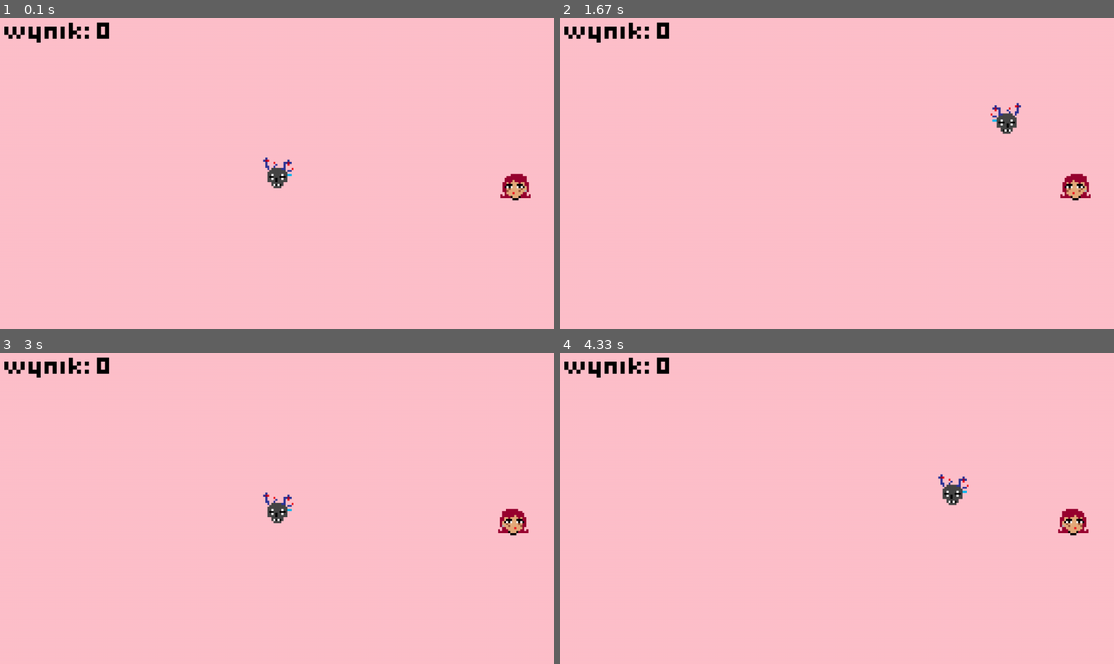
Above: before the commit, frames 1-4 (two rows, left to right).
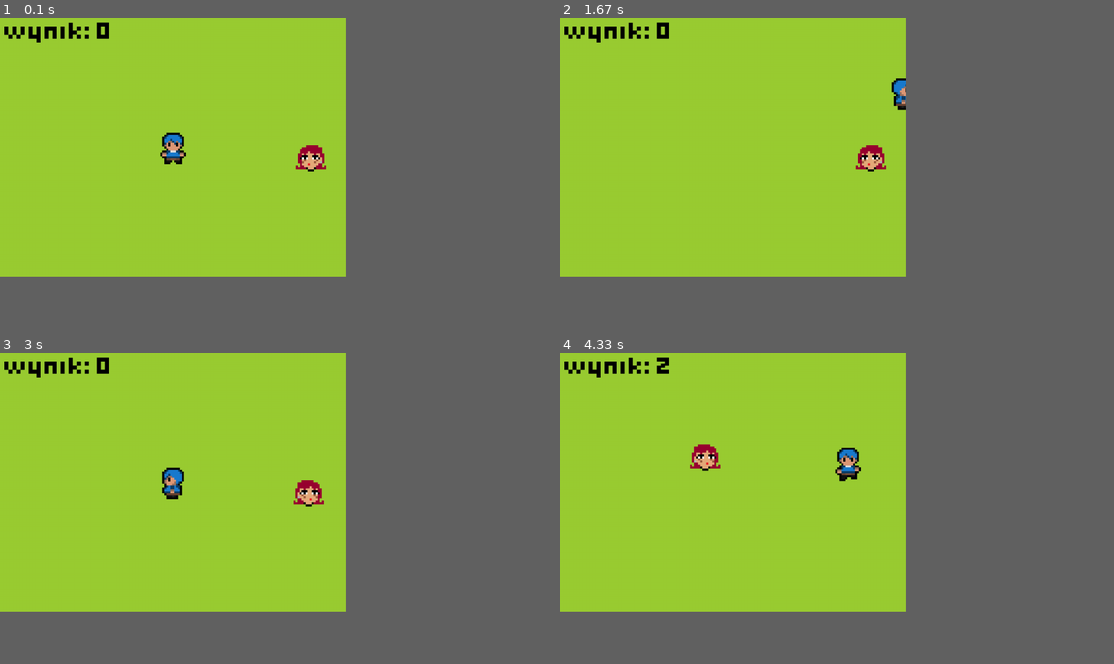
Above: after the commit, the same moments.

Repository: metahke/pygame-journey
Game: pygame game, started from squarely-adventure/main.py
The game is run twice, just before and just after one commit, with the same random seed, the same clock (stepped at 60 frames per second) and the same inputs.
Inputs:
- Up to frame 1 (0.1 s): no input
- Up to frame 2 (1.67 s): hold Right 0.33-0.8 s; hold Up 0.83-1.13 s; hold Right 1.17-1.63 s
- Up to frame 3 (3 s): hold Left 1.67-2.2 s; hold Down 2.23-2.53 s; hold Left 2.57-2.97 s
- Up to frame 4 (4.33 s): hold Up 3-3.37 s; hold Right 3.4-4.03 s; hold Down from 4.07 s (still down)
In our replay, the window is 900x506 before the commit and 562x421 after it. These sizes can differ from the game's own. Grey fills any space a smaller window leaves; there, only what the larger window draws over its background counts as a difference.

The runs differ from the first frame. In frame 1, 52% of the frame differs, in the area x 0-96%, y 0-84%; in frame 2, 52%; in frame 3, 52%; in frame 4, 52%.

Commit message:
Game updates

Diff:
--- /dev/null
+++ b/squarely-adventure--pygame-zero/main.py
@@ -0,0 +1,15 @@
+import pgzrun
+from pgzero.builtins import Actor, mouse, Rect
+from pgzero.screen import Screen
+screen: Screen
+
+character = Actor('down')
+
+def update():
+    screen.fill('black')
+    character.x += 1
+
+def draw():
+    character.draw()
+
+pgzrun.go()
--- a/squarely-adventure/classes/character.py
+++ b/squarely-adventure/classes/character.py
@@ -1,20 +1,22 @@
 class Character:
     def __init__(self, x, y, width, height, images):
+
+
         self.x = x
         self.y = y
         self.width = width
         self.height = height
 
+    # def render(self, position):
+    #     if position == "LEFT":
+    #         window.blit(character_left, character)
+    #     elif position == "UP":
+    #         window.blit(character_up, character)
+    #     elif position == "RIGHT":
+    #         window.blit(character_right, character)
+    #     elif position == "DOWN":
+    #         window.blit(character_down, character)
+
+
     def move_up(self):
         pass
-
-"""
-
-character = Character(
-    CHARACTER_X, CHARACTER_Y , CHARACTER_WIDTH, CHARACTER_HEIGHT,
-    {
-        "LEFT": "/images/skull-left.png"
-    },
-)
-
-"""
--- a/squarely-adventure/images/Blu Guy/!Read Me!.txt
+++ /dev/null
@@ -1,13 +0,0 @@
-If you publish the game with this art,
-credit us (Ulti) or (FINISAUTEMPOTENTIAE ©)
-
-Remember to give your Sprite Feedback
-
-https://opengameart.org/users/ulti
-
-If You Got It From Elsewhere Let us know on the link above,
-or in my Discord (Ultimate Strength#2307)
-
-https://discord.com/invite/xTWvpSX
-
--Stay Determined :)
--- a/squarely-adventure/images/Blu Guy/Projects/!Read Me!.txt
+++ /dev/null
@@ -1,18 +0,0 @@
-The Files in this Folder are the Raw Files,
-to open them you need to Use the App used in Art (Piskel)
-
-https://www.piskelapp.com/p/create/sprite
-
-If you publish the game with this art,
-credit us (Ulti) or (FINISAUTEMPOTENTIAE ©)
-
-Remember to give your Sprite Feedback
-
-https://opengameart.org/users/ulti
-
-If You Got It From Elsewhere Let us know on the link above,
-or in my Discord (Ultimate Strength#2307)
-
-https://discord.com/invite/xTWvpSX
-
--Stay Determined :)
--- a/squarely-adventure/images/Blu Guy/Sprites/!Read Me!.txt
+++ /dev/null
@@ -1,15 +0,0 @@
-This folder contains the character's action sprites!!!
-
-If you publish the game with this art,
-credit us (Ulti) or (FINISAUTEMPOTENTIAE ©)
-
-Remember to give your Sprite Feedback
-
-https://opengameart.org/users/ulti
-
-If You Got It From Elsewhere Let us know on the link above,
-or in my Discord (Ultimate Strength#2307)
-
-https://discord.com/invite/xTWvpSX
-
--Stay Determined :)
--- a/squarely-adventure/images/Blu Guy/Sprites/Idle/!Read Me!.txt
+++ /dev/null
@@ -1,15 +0,0 @@
-This folder contains the character's action sprites!!!
-
-If you publish the game with this art,
-credit us (Ulti) or (FINISAUTEMPOTENTIAE ©)
-
-Remember to give your Sprite Feedback
-
-https://opengameart.org/users/ulti
-
-If You Got It From Elsewhere Let us know on the link above,
-or in my Discord (Ultimate Strength#2307)
-
-https://discord.com/invite/xTWvpSX
-
--Stay Determined :)
--- a/squarely-adventure/images/Blu Guy/Sprites/Idle/Down Idle/!Read Me!.txt
+++ /dev/null
@@ -1,15 +0,0 @@
-This folder contains the character's action sprites!!!
-
-If you publish the game with this art,
-credit us (Ulti) or (FINISAUTEMPOTENTIAE ©)
-
-Remember to give your Sprite Feedback
-
-https://opengameart.org/users/ulti
-
-If You Got It From Elsewhere Let us know on the link above,
-or in my Discord (Ultimate Strength#2307)
-
-https://discord.com/invite/xTWvpSX
-
--Stay Determined :)
--- a/squarely-adventure/images/Blu Guy/Sprites/Idle/Left Idle/!Read Me!.txt
+++ /dev/null
@@ -1,15 +0,0 @@
-This folder contains the character's action sprites!!!
-
-If you publish the game with this art,
-credit us (Ulti) or (FINISAUTEMPOTENTIAE ©)
-
-Remember to give your Sprite Feedback
-
-https://opengameart.org/users/ulti
-
-If You Got It From Elsewhere Let us know on the link above,
-or in my Discord (Ultimate Strength#2307)
-
-https://discord.com/invite/xTWvpSX
-
--Stay Determined :)
--- a/squarely-adventure/images/Blu Guy/Sprites/Idle/Right Idle/!Read Me!.txt
+++ /dev/null
@@ -1,15 +0,0 @@
-This folder contains the character's action sprites!!!
-
-If you publish the game with this art,
-credit us (Ulti) or (FINISAUTEMPOTENTIAE ©)
-
-Remember to give your Sprite Feedback
-
-https://opengameart.org/users/ulti
-
-If You Got It From Elsewhere Let us know on the link above,
-or in my Discord (Ultimate Strength#2307)
-
-https://discord.com/invite/xTWvpSX
-
--Stay Determined :)
--- a/squarely-adventure/images/Blu Guy/Sprites/Idle/Up Idle/!Read Me!.txt
+++ /dev/null
@@ -1,15 +0,0 @@
-This folder contains the character's action sprites!!!
-
-If you publish the game with this art,
-credit us (Ulti) or (FINISAUTEMPOTENTIAE ©)
-
-Remember to give your Sprite Feedback
-
-https://opengameart.org/users/ulti
-
-If You Got It From Elsewhere Let us know on the link above,
-or in my Discord (Ultimate Strength#2307)
-
-https://discord.com/invite/xTWvpSX
-
--Stay Determined :)
--- a/squarely-adventure/images/Blu Guy/Sprites/Walk/!Read Me!.txt
+++ /dev/null
@@ -1,15 +0,0 @@
-This folder contains the character's action sprites!!!
-
-If you publish the game with this art,
-credit us (Ulti) or (FINISAUTEMPOTENTIAE ©)
-
-Remember to give your Sprite Feedback
-
-https://opengameart.org/users/ulti
-
-If You Got It From Elsewhere Let us know on the link above,
-or in my Discord (Ultimate Strength#2307)
-
-https://discord.com/invite/xTWvpSX
-
--Stay Determined :)
--- a/squarely-adventure/images/Blu Guy/Sprites/Walk/Down Walk/!Read Me!.txt
+++ /dev/null
@@ -1,15 +0,0 @@
-This folder contains the character's action sprites!!!
-
-If you publish the game with this art,
-credit us (Ulti) or (FINISAUTEMPOTENTIAE ©)
-
-Remember to give your Sprite Feedback
-
-https://opengameart.org/users/ulti
-
-If You Got It From Elsewhere Let us know on the link above,
-or in my Discord (Ultimate Strength#2307)
-
-https://discord.com/invite/xTWvpSX
-
--Stay Determined :)
--- a/squarely-adventure/images/Blu Guy/Sprites/Walk/Left Walk/!Read Me!.txt
+++ /dev/null
@@ -1,15 +0,0 @@
-This folder contains the character's action sprites!!!
-
-If you publish the game with this art,
-credit us (Ulti) or (FINISAUTEMPOTENTIAE ©)
-
-Remember to give your Sprite Feedback
-
-https://opengameart.org/users/ulti
-
-If You Got It From Elsewhere Let us know on the link above,
-or in my Discord (Ultimate Strength#2307)
-
-https://discord.com/invite/xTWvpSX
-
--Stay Determined :)
--- a/squarely-adventure/images/Blu Guy/Sprites/Walk/Right Walk/!Read Me!.txt
+++ /dev/null
@@ -1,15 +0,0 @@
-This folder contains the character's action sprites!!!
-
-If you publish the game with this art,
-credit us (Ulti) or (FINISAUTEMPOTENTIAE ©)
-
-Remember to give your Sprite Feedback
-
-https://opengameart.org/users/ulti
-
-If You Got It From Elsewhere Let us know on the link above,
-or in my Discord (Ultimate Strength#2307)
-
-https://discord.com/invite/xTWvpSX
-
--Stay Determined :)
--- a/squarely-adventure/images/Blu Guy/Sprites/Walk/Up Walk/!Read Me!.txt
+++ /dev/null
@@ -1,15 +0,0 @@
-This folder contains the character's action sprites!!!
-
-If you publish the game with this art,
-credit us (Ulti) or (FINISAUTEMPOTENTIAE ©)
-
-Remember to give your Sprite Feedback
-
-https://opengameart.org/users/ulti
-
-If You Got It From Elsewhere Let us know on the link above,
-or in my Discord (Ultimate Strength#2307)
-
-https://discord.com/invite/xTWvpSX
-
--Stay Determined :)
--- a/squarely-adventure/main.py
+++ b/squarely-adventure/main.py
@@ -1,8 +1,8 @@
-import pygame
+import pygame, random, os
 from pygame.constants import QUIT
 from pygame.locals import Rect
-# from classes.character import Character
-import random
+from pygame.surface import Surface
+from classes.character import Character
 
 
 def main():
@@ -13,36 +13,105 @@
 
     pygame.display.set_caption("Squarely Journey Inc.")
 
-    # TEST STATE
-    # player_posititions = ["LEFT", "UP", "RIGHT", "DOWN"]
-    current_player_position = None
-
     # MAIN WINDOW + CONSTANTS
-    WIDTH = pygame.display.Info().current_w
-    HEIGHT = pygame.display.Info().current_h
-
-    window = pygame.display.set_mode((WIDTH, HEIGHT), pygame.FULLSCREEN)
+    WIDTH = 800 #pygame.display.Info().current_w
+    HEIGHT = 600 #pygame.display.Info().current_h
 
     HORIZONTAL_CENTER = WIDTH  // 2
     VERTICAL_CENTER = HEIGHT // 2
 
+    window = pygame.display.set_mode((WIDTH, HEIGHT), pygame.FULLSCREEN)
+
     # CLOCK
     clock = pygame.time.Clock()
 
-    # CHARACTER
-    CHARACTER_WIDTH, CHARACTER_HEIGHT = 75, 75
-    CHARACTER_X, CHARACTER_Y = 0, 0
-
-    character = Rect(
-        CHARACTER_X, CHARACTER_Y , CHARACTER_WIDTH, CHARACTER_HEIGHT
-    )
-    character.center = (HORIZONTAL_CENTER, VERTICAL_CENTER)
-
-    skull_image_left = pygame.transform.scale(
-        pygame.image.load("images/skull-left.png"),
-        (character.width, character.height)
-    )
-    skull_image_right = pygame.transform.flip(skull_image_left, 1, 0)
+    # PLAYER
+    PLAYER_WIDTH, PLAYER_HEIGHT = 150, 150
+    PLAYER_X, PLAYER_Y = 0, 0
+
+    current_player_position = "DOWN"
+    is_player_walking = False
+
+    direction_state = "still" # ["still", "moving"]
+    vertical_leg_position = "left" # [None, "left", "right"]
+
+
+    player = Character(
+        PLAYER_X, PLAYER_Y , PLAYER_WIDTH, PLAYER_HEIGHT,
+        {
+            "sprites": {
+                "idle": {
+                    "left": "/images/blu-guy/left.png",
+                    "up": "/images/blu-guy/up.png",
+                    "right": "/images/blu-guy/right.png",
+                    "down": "/images/blu-guy/down.png"
+                },
+                "walk": {
+                    "left": "/images/blu-guy/left-walk.png",
+                    "up_left": "/images/blu-guy/up-walk-left.png",
+                    "up_right": "/images/blu-guy/up-walk-right.png",
+                    "right": "/images/blu-guy/right-walk.png",
+                    "down_left": "/images/blu-guy/down-walk-left.png",
+                    "down_right": "/images/blu-guy/down-walk-right.png",
+                }
+            }
+        },
+    )
+
+
+    player = Rect(
+        PLAYER_X, PLAYER_Y , PLAYER_WIDTH, PLAYER_HEIGHT
+    )
+    player.center = (HORIZONTAL_CENTER, VERTICAL_CENTER)
+
+    last_player_walk_switch_time = pygame.time.get_ticks()
+    player_walk_switch_interval = 250
+
+    # np. do klasy: path: /images - i auto szukanie left, right itp
+    player_left = pygame.transform.scale(
+        pygame.image.load("images/blu-guy/left.png"),
+        (player.width, player.height)
+    )
+    player_left_walk = pygame.transform.scale(
+        pygame.image.load("images/blu-guy/left-walk.png"),
+        (player.width, player.height)
+    )
+
+    player_up = pygame.transform.scale(
+        pygame.image.load("images/blu-guy/up.png"),
+        (player.width, player.height)
+    )
+    player_up_walk_left = pygame.transform.scale(
+        pygame.image.load("images/blu-guy/up-walk-left.png"),
+        (player.width, player.height)
+    )
+    player_up_walk_right = pygame.transform.scale(
+        pygame.image.load("images/blu-guy/up-walk-right.png"),
+        (player.width, player.height)
+    )
+
+    player_right = pygame.transform.scale(
+        pygame.image.load("images/blu-guy/right.png"),
+        (player.width, player.height)
+    )
+    player_right_walk = pygame.transform.scale(
+        pygame.image.load("images/blu-guy/right-walk.png"),
+        (player.width, player.height)
+    )
+
+    player_down = pygame.transform.scale(
+        pygame.image.load("images/blu-guy/down.png"),
+        (player.width, player.height)
+    )
+    player_down_walk_left = pygame.transform.scale(
+        pygame.image.load("images/blu-guy/down-walk-left.png"),
+        (player.width, player.height)
+    )
+    player_down_walk_right = pygame.transform.scale(
+        pygame.image.load("images/blu-guy/down-walk-right.png"),
+        (player.width, player.height)
+    )
+
 
     # ENEMY
     enemy_positions = ["LEFT", "RIGHT"]
@@ -65,11 +134,12 @@
     last_switch_time = pygame.time.get_ticks()
     switch_interval = 1000
 
+
     score = 0
 
     running = True
     while running:
-        window.fill("pink")
+        window.fill("olivedrab3")
         #pygame.time.delay(2)
         clock.tick(60)
 
@@ -81,31 +151,44 @@
         # LOGIKA
         keys = pygame.key.get_pressed()
 
+
+        if keys[pygame.K_ESCAPE]:
+            os.system('clear')
+            exit()
+
+
+        if keys[pygame.K_LEFT] or keys[pygame.K_DOWN] or \
+        keys[pygame.K_RIGHT] or keys[pygame.K_UP]:
+            is_player_walking = True
+        else:
+            is_player_walking = False
+
+
         SPEED = 7
 
         if keys[pygame.K_LEFT]:
-            character.x -= SPEED
+            player.x -= SPEED
             current_player_position = "LEFT"
         if keys[pygame.K_RIGHT]:
-           character.x += SPEED
+           player.x += SPEED
            current_player_position = "RIGHT"
         if keys[pygame.K_UP]:
-            character.y -= SPEED
+            player.y -= SPEED
             current_player_position = "UP"
         if keys[pygame.K_DOWN]:
-            character.y += SPEED
+            player.y += SPEED
             current_player_position = "DOWN"
 
-        if character.x < 0 - character.width:
-            character.x = window.get_width()
-        if character.x > window.get_width() + character.width:
-            character.x = 0
-        if character.y < 0 - character.height:
-            character.y = window.get_height()
-        if character.y > window.get_height() + character.height:
-            character.y = 0
-
-        collide = pygame.Rect.colliderect(character, enemy)
+        if player.x < 0 - player.width:
+            player.x = window.get_width()
+        if player.x > window.get_width() + player.width:
+            player.x = 0 - player.width
+        if player.y < 0 - player.height:
+            player.y = window.get_height()
+        if player.y > window.get_height() + player.height:
+            player.y = 0 - player.width
+
+        collide = pygame.Rect.colliderect(player, enemy)
         if collide:
             score += 1
             RANDOM_X = random.randint(0 + ENEMY_WIDTH, WIDTH - ENEMY_WIDTH)
@@ -115,12 +198,67 @@
         textsurface = font.render(f"Wynik: {score}", True, "black")
         window.blit(textsurface, (10, 10))
 
-        if current_player_position == "LEFT":
-            window.blit(skull_image_left, character)
-        elif current_player_position == "RIGHT":
-            window.blit(skull_image_right, character)
-        else:  # if None
-            window.blit(skull_image_left, character)
+
+        # image = ...
+
+        current_player_switch_time = pygame.time.get_ticks()
+
+        if is_player_walking:
+            if current_player_switch_time >= last_player_walk_switch_time + \
+            player_walk_switch_interval:
+                if current_player_position == "LEFT":
+                    if direction_state == "still":
+                        image = player_left
+                        direction_state = "moving"
+                    elif direction_state == "moving":
+                        image = player_left_walk
+                        direction_state = "still"
+                elif current_player_position == "RIGHT":
+                    if direction_state == "still":
+                        image = player_right
+                        direction_state = "moving"
+                    elif direction_state == "moving":
+                        image = player_right_walk
+                        direction_state = "still"
+                elif current_player_position == "UP":
+                    if direction_state == "still":
+                        image = player_up
+                        direction_state = "moving"
+                    elif direction_state == "moving":
+                       if vertical_leg_position == "left":
+                           image = player_up_walk_left
+                           direction_state = "still"
+                           vertical_leg_position = "right"
+                       elif vertical_leg_position == "right":
+                           image = player_up_walk_right
+                           direction_state = "still"
+                           vertical_leg_position = "left"
+                elif current_player_position == "DOWN":
+                    if direction_state == "still":
+                        image = player_down
+                        direction_state = "moving"
+                    elif direction_state == "moving":
+                       if vertical_leg_position == "left":
+                           image = player_down_walk_left
+                           direction_state = "still"
+                           vertical_leg_position = "right"
+                       elif vertical_leg_position == "right":
+                           image = player_down_walk_right
+                           direction_state = "still"
+                           vertical_leg_position = "left"
+
+                last_player_walk_switch_time = current_player_switch_time
+        else:
+            if current_player_position == "LEFT":
+                image = player_left
+            elif current_player_position == "UP":
+                image = player_up
+            elif current_player_position == "RIGHT":
+                image = player_right
+            elif current_player_position == "DOWN":
+                image = player_down
+
+        window.blit(image, player)
 
 
         current_time = pygame.time.get_ticks()
--- /dev/null
+++ b/squarely-adventure/playground.py
@@ -0,0 +1,86 @@
+# PLAYER
+PLAYER_WIDTH, PLAYER_HEIGHT = 150, 150
+PLAYER_X, PLAYER_Y = 0, 0
+
+current_player_position = "DOWN"
+is_player_walking = False
+
+direction_state = "still" # ["still", "moving"]
+vertical_leg_position = "left" # [None, "left", "right"]
+
+
+player = Character(
+    PLAYER_X, PLAYER_Y , PLAYER_WIDTH, PLAYER_HEIGHT,
+    {
+        "sprites": {
+            "idle": {
+                "left": "/images/blu-guy/left.png",
+                "up": "/images/blu-guy/up.png",
+                "right": "/images/blu-guy/right.png",
+                "down": "/images/blu-guy/down.png"
+            },
+            "walk": {
+                "left": "/images/blu-guy/left-walk.png",
+                "up_left": "/images/blu-guy/up-walk-left.png",
+                "up_right": "/images/blu-guy/up-walk-right.png",
+                "right": "/images/blu-guy/right-walk.png",
+                "down_left": "/images/blu-guy/down-walk-left.png",
+                "down_right": "/images/blu-guy/down-walk-right.png",
+            }
+        }
+    },
+)
+
+
+player = Rect(
+    PLAYER_X, PLAYER_Y , PLAYER_WIDTH, PLAYER_HEIGHT
+)
+player.center = (HORIZONTAL_CENTER, VERTICAL_CENTER)
+
+last_player_walk_switch_time = pygame.time.get_ticks()
+player_walk_switch_interval = 250
+
+# np. do klasy: path: /images - i auto szukanie left, right itp
+player_left = pygame.transform.scale(
+    pygame.image.load("images/blu-guy/left.png"),
+    (player.width, player.height)
+)
+player_left_walk = pygame.transform.scale(
+    pygame.image.load("images/blu-guy/left-walk.png"),
+    (player.width, player.height)
+)
+
+player_up = pygame.transform.scale(
+    pygame.image.load("images/blu-guy/up.png"),
+    (player.width, player.height)
+)
+player_up_walk_left = pygame.transform.scale(
+    pygame.image.load("images/blu-guy/up-walk-left.png"),
+    (player.width, player.height)
+)
+player_up_walk_right = pygame.transform.scale(
+    pygame.image.load("images/blu-guy/up-walk-right.png"),
+    (player.width, player.height)
+)
+
+player_right = pygame.transform.scale(
+    pygame.image.load("images/blu-guy/right.png"),
+    (player.width, player.height)
+)
+player_right_walk = pygame.transform.scale(
+    pygame.image.load("images/blu-guy/right-walk.png"),
+    (player.width, player.height)
+)
+
+player_down = pygame.transform.scale(
+    pygame.image.load("images/blu-guy/down.png"),
+    (player.width, player.height)
+)
+player_down_walk_left = pygame.transform.scale(
+    pygame.image.load("images/blu-guy/down-walk-left.png"),
+    (player.width, player.height)
+)
+player_down_walk_right = pygame.transform.scale(
+    pygame.image.load("images/blu-guy/down-walk-right.png"),
+    (player.width, player.height)
+)
Not shown, changed: requirements.txt
Renamed: squarely-adventure/images/Blu Guy/Sprites/Idle/Down Idle/02.png -> squarely-adventure--pygame-zero/images/down.png
Binary file removed: squarely-adventure/images/Blu Guy/Preview Art.png
Binary file removed: squarely-adventure/images/Blu Guy/Sprites/Idle/Down Idle/01.png
Binary file removed: squarely-adventure/images/Blu Guy/Sprites/Idle/Left Idle/01.png
Binary file removed: squarely-adventure/images/Blu Guy/Sprites/Idle/Right Idle/01.png
Binary file removed: squarely-adventure/images/Blu Guy/Sprites/Idle/Up Idle/01.png
Binary file removed: squarely-adventure/images/Blu Guy/Sprites/Walk/Down Walk/02.png
Binary file removed: squarely-adventure/images/Blu Guy/Sprites/Walk/Left Walk/01.png
Binary file removed: squarely-adventure/images/Blu Guy/Sprites/Walk/Right Walk/01.png
Binary file removed: squarely-adventure/images/Blu Guy/Sprites/Walk/Up Walk/02.png
Renamed: squarely-adventure/images/Blu Guy/Sprites/Walk/Down Walk/03.png -> squarely-adventure/images/blu-guy/down-walk-left.png
(and 19 more such lines)
